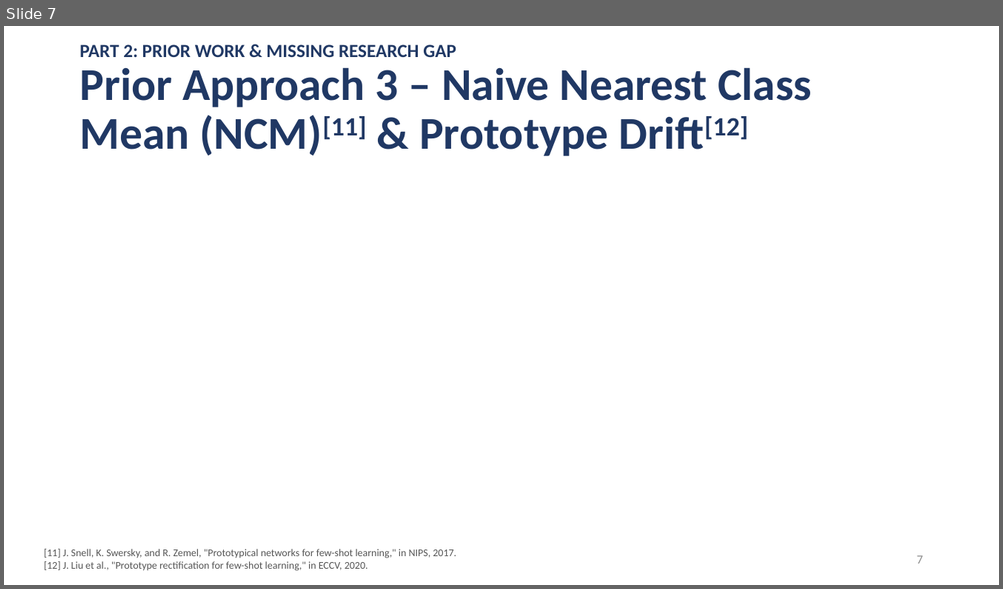
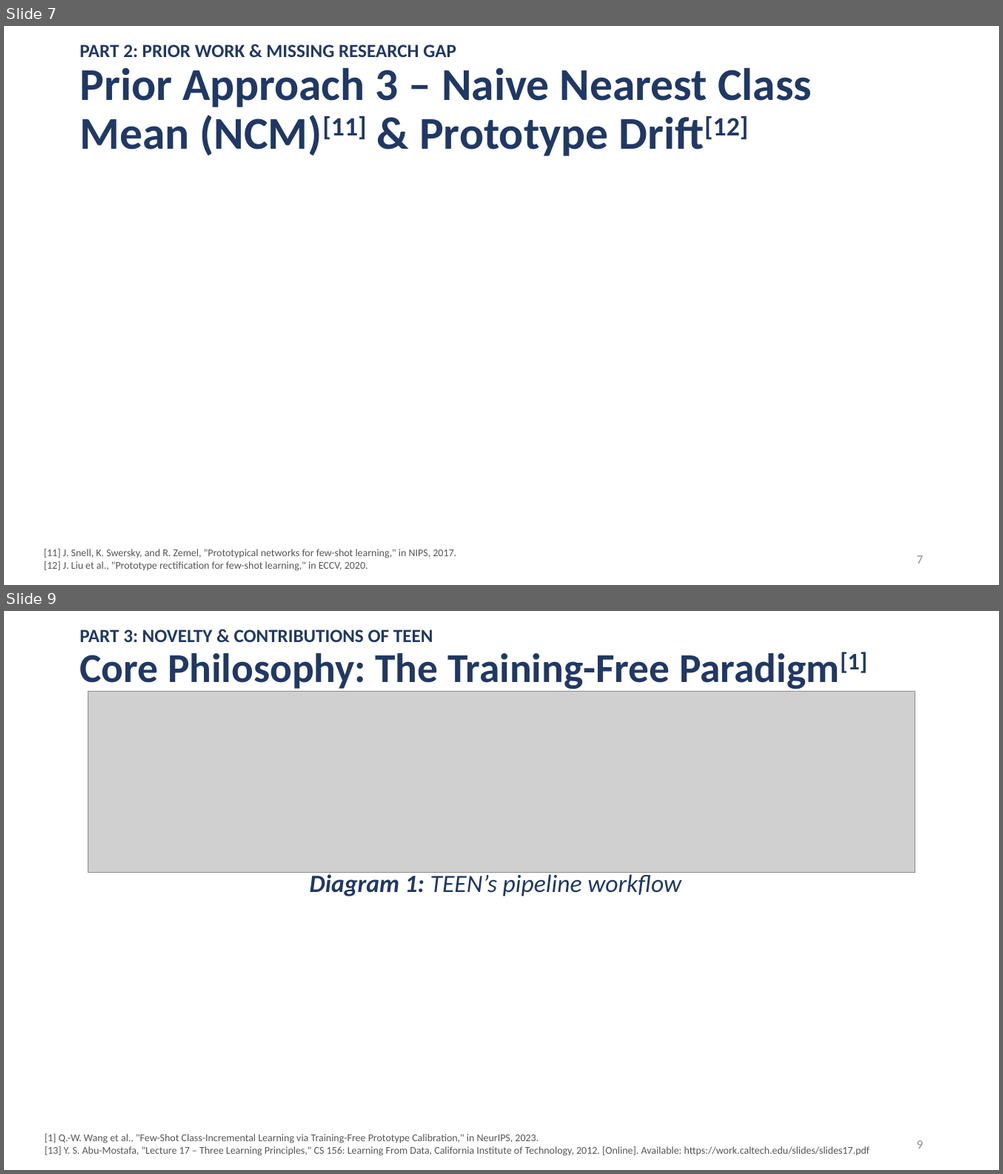
Before and after one commit to famevease/Intro2ML_Adopt-ML-paper, a slide deck: slides/presentation_v1.pptx. Shown one above the other, each under a label of ours: slide 7 before the commit, slides 7 and 9 after it; the slides between them are not shown. The pictures are 1003x589 and 1003x1174 pixels, drawn with LibreOffice and Linux fonts; fonts in the diff are those of the drawing; grey boxes stand for pictures. Boxes give left, top, right and bottom in pixels: in the first picture for what was removed or moved away, otherwise in the second. Text is boxed around its words. In the diff, an @@ line names an element or a change of style, - is before the commit and + after.

Commit message:
docs: add slide 8 & 9

```diff
--- a/slides/presentation_v1.pptx
+++ b/slides/presentation_v1.pptx
@@ slide 9 added at [4,611,999,1170], background #FFFFFF @@
@@ text added at [79,629,433,642], 18 pt, text #203864, bold @@
+PART 3: NOVELTY & CONTRIBUTIONS OF TEEN
@@ title added at [79,652,867,692], 39.6 pt, text #203864, bold @@
+Core Philosophy: The Training-Free Paradigm[1]
@@ picture added at [88,691,915,873] @@
@@ text added at [310,872,681,897], 24 pt, text #203864, italic @@
+Diagram 1: TEEN’s pipeline workflow
@@ text added at [45,1134,870,1156], 10 pt, text #555555 @@
+[1] Q.-W. Wang et al., "Few-Shot Class-Incremental Learning via Training-Free Prototype Calibration," in NeurIPS, 2023.
+[13] Y. S. Abu-Mostafa, "Lecture 17 – Three Learning Principles," CS 156: Learning From Data, California Institute of Technology, 2012. [Online]. Available: https://work.caltech.edu/slides/slides17.pdf
@@ page number added at [916,1141,922,1149], 12 pt, text #8C8C8C @@
+9
```
Also in this commit, not shown: 1 other slide added, 3 other files.
